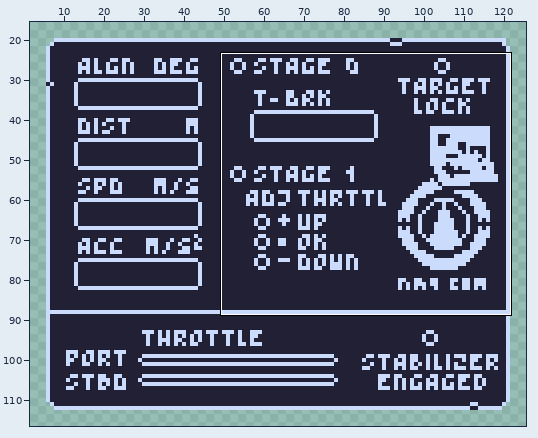
Pixel-art file -- Assets/Sprites/NavStation.aseprite. The picture above shows the old version from afar; the outline marks the close-up.
Close-up. Before:
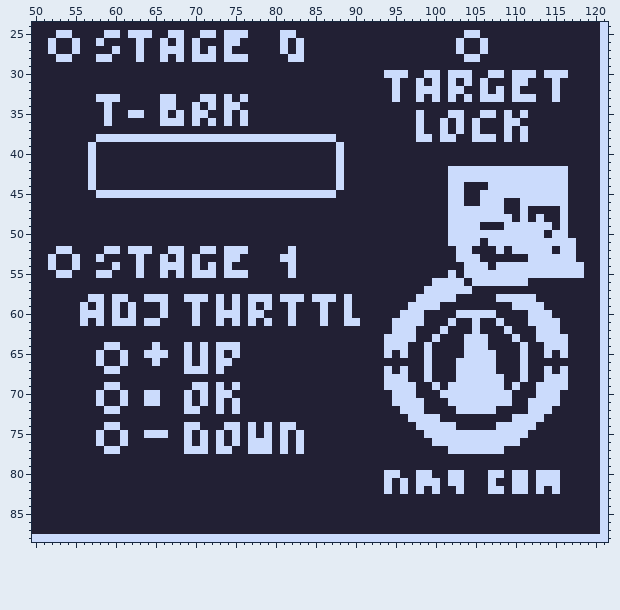
128x128 pixels, 1 frame. Shown: x 50..121, y 24..88. The wide view leaves out empty margins.
Once edited:
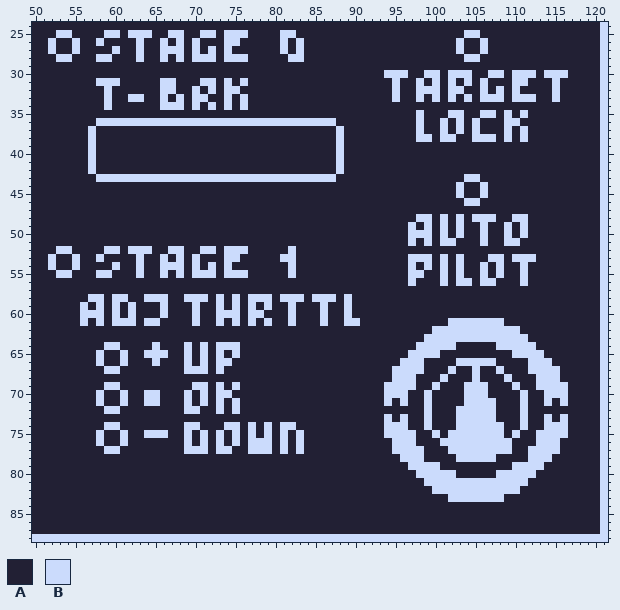
Palette (. is transparent): A #222034  B #cbdbfc
The exact change:
Layers "Post-it", "Logo", "Controls":
y 31: x 58..60 AAA -> BBB; x 66..67 AA -> BB; x 71..72 AA -> BB; x 74 A -> B; x 76 A -> B
y 32: x 59 A -> B; x 66..67 AA -> BB; x 70 A -> B; x 72 A -> B; x 74..75 AA -> BB
y 33: x 58 B -> A; x 60 B -> A; x 62..63 AA -> BB; x 67..68 BA -> AB; x 70 A -> B; x 72 B -> A
y 34: x 68 A -> B; x 75..76 BA -> AB
y 35: x 59 B -> A; x 62..63 BB -> AA; x 66 B -> A; x 68 B -> A; x 70..71 BB -> AA; x 74 B -> A; x 76 B -> A
y 36: x 58 A -> B; x 60..65 AAAAAA -> BBBBBB; x 69 A -> B; x 71 A -> B; x 73 A -> B; x 75 A -> B; x 77..87 AAAAAAAAAAA -> BBBBBBBBBBB
y 37: x 57 A -> B; x 88 A -> B
y 38: x 57..88 ABBBBBBBBBBBBBBBBBBBBBBBBBBBBBBA -> BAAAAAAAAAAAAAAAAAAAAAAAAAAAAAAB
y 42: x 102..116 BBBBBBBBBBBBBBB -> AAAAAAAAAAAAAAA
y 43: x 57..88 BAAAAAAAAAAAAAAAAAAAAAAAAAAAAAAB -> ABBBBBBBBBBBBBBBBBBBBBBBBBBBBBBA; x 102..103 BB -> AA; x 106..116 BBBBBBBBBBB -> AAAAAAAAAAA
y 44: x 57 B -> A; x 88 B -> A; x 102 B -> A; x 106..116 ABBBBBBBBBB -> BAAAAAAAAAA
y 45: x 58..87 BBBBBBBBBBBBBBBBBBBBBBBBBBBBBB -> AAAAAAAAAAAAAAAAAAAAAAAAAAAAAA; x 102 B -> A; x 107..116 BBBBBBBBBB -> AAAAAAAAAA
y 46: x 102..108 BBAABBB -> AABBAAA; x 111..116 BBBBBB -> AAAAAA
y 47: x 102..108 BBBBBBB -> AAAAAAA; x 111 B -> A; x 116 B -> A
y 48: x 98..99 AA -> BB; x 101..102 AB -> BA; x 104 B -> A; x 108..110 BBA -> AAB; x 113 B -> A; x 116 B -> A
y 49: x 97 A -> B; x 99 A -> B; x 101..102 AB -> BA; x 104..106 BBA -> AAB; x 110 B -> A; x 112..114 BBB -> AAA; x 116 B -> A
y 50: x 97..99 AAA -> BBB; x 101..102 AB -> BA; x 104..105 BB -> AA; x 107..108 BB -> AA; x 110 B -> A; x 112..113 BB -> AA; x 115..116 BB -> AA
y 51: x 97 A -> B; x 99 A -> B; x 101 A -> B; x 103..108 BBBABB -> AAABAA; x 111..117 BBBBBBB -> AAAAAAA
y 52: x 103..104 BB -> AA; x 108 B -> A; x 110..114 BBBBB -> AAAAA; x 116..117 BB -> AA
y 53: x 97..99 AAA -> BBB; x 101 A -> B; x 104..105 BB -> AA; x 107..108 AA -> BB; x 110..111 AA -> BB; x 113..117 BBBBB -> AAAAA
y 54: x 97 A -> B; x 99 A -> B; x 101 A -> B; x 103..105 ABB -> BAA; x 109..110 BB -> AA; x 112..118 BBBBBBB -> AAAAAAA
y 55: x 97..98 AA -> BB; x 101..105 ABABB -> BABAA; x 107 B -> A; x 109..110 BB -> AA; x 112..118 BBBBBBB -> AAAAAAA
y 56: x 97 A -> B; x 100 B -> A; x 102 B -> A; x 104..105 AB -> BA; x 108..110 BBB -> AAA
y 57: x 99..104 BBBBBB -> AAAAAA
y 58: x 98..102 BBBBB -> AAAAA; x 108..112 BBBBB -> AAAAA
y 59: x 97..100 BBBB -> AAAA; x 110..113 BBBB -> AAAA
y 60: x 96..98 BBB -> AAA; x 103..107 BBBBB -> AAAAA; x 112..114 BBB -> AAA
y 61: x 95..98 BBBB -> AAAA; x 103..104 AA -> BB; x 106..107 AA -> BB; x 112..115 BBBB -> AAAA
y 62: x 95..97 BBB -> AAA; x 100 A -> B; x 102..104 AAA -> BBB; x 106..108 AAA -> BBB; x 110 A -> B; x 113..115 BBB -> AAA
y 63: x 94..97 BBBB -> AAAA; x 99 A -> B; x 101..103 AAA -> BBB; x 107..109 AAA -> BBB; x 111 A -> B; x 113..116 BBBB -> AAAA
y 64: x 94..96 BBB -> AAA; x 98 A -> B; x 100..102 AAA -> BBB; x 104..106 BBB -> AAA; x 108..110 AAA -> BBB; x 112 A -> B; x 114..116 BBB -> AAA
y 65: x 94 B -> A; x 96..98 BAA -> ABB; x 100 A -> B; x 104..107 BBBB -> AAAA; x 110 A -> B; x 112..114 AAB -> BBA; x 116 B -> A
y 66: x 96..99 AAAB -> BBBA; x 111..114 BAAA -> ABBB
y 67: x 94..95 BA -> AB; x 97..99 AAB -> BBA; x 102..104 ABB -> BAA; x 106..108 BBA -> AAB; x 111..113 BAA -> ABB; x 115..116 AB -> BA
y 68: x 94 B -> A; x 97 A -> B; x 99 B -> A; x 101 A -> B; x 103..104 BB -> AA; x 106..109 BBBA -> AAAB; x 111 B -> A; x 113 A -> B; x 116 B -> A
y 69: x 102..103 BB -> AA; x 107..108 BB -> AA
y 70: x 94 A -> B; x 97 B -> A; x 99 A -> B; x 101..103 BBB -> AAA; x 107..109 BBB -> AAA; x 111 A -> B; x 113 B -> A; x 116 A -> B
y 71: x 94..95 AB -> BA; x 97..99 BBA -> AAB; x 102..103 BB -> AA; x 108..109 BB -> AA; x 111..113 ABB -> BAA; x 115..116 BA -> AB
y 72: x 96..99 BBBA -> AAAB; x 111..114 ABBB -> BAAA
y 73: x 94 A -> B; x 96..98 ABB -> BAA; x 100 B -> A; x 103..107 AAAAA -> BBBBB; x 110 B -> A; x 112..114 BBA -> AAB; x 116 A -> B
y 74: x 94..96 AAA -> BBB; x 98 B -> A; x 100..107 BBBAAAAA -> AAABBBBB; x 109..110 BB -> AA; x 112 B -> A; x 114..116 AAA -> BBB
y 75: x 94..97 AAAA -> BBBB; x 99 B -> A; x 101 B -> A; x 109 B -> A; x 111 B -> A; x 113..116 AAAA -> BBBB
y 76: x 95..97 AAA -> BBB; x 100 B -> A; x 110 B -> A; x 113..115 AAA -> BBB
y 77: x 95..98 AAAA -> BBBB; x 109 A -> B; x 112..115 AAAA -> BBBB
y 78: x 96..98 AAA -> BBB; x 103..107 AAAAA -> BBBBB; x 112..114 AAA -> BBB
y 79: x 97..100 AAAA -> BBBB; x 110..113 AAAA -> BBBB
y 80: x 94..95 BB -> AA; x 100..101 AA -> BB; x 103 B -> A; x 107 B -> A; x 109 A -> B; x 112..115 ABBB -> BAAA
y 81: x 94 B -> A; x 96 B -> A; x 98 B -> A; x 101 A -> B; x 104..106 AAA -> BBB; x 108..109 AA -> BB; x 113..115 BBB -> AAA
y 82: x 94 B -> A; x 96 B -> A; x 98 B -> A; x 101..102 AA -> BB; x 104..106 AAA -> BBB; x 109 A -> B; x 111 B -> A; x 113 B -> A; x 115 B -> A
y 83: x 102..108 AAAAAAA -> BBBBBBB
Changed places in both close-ups, as pixel boxes (x1, y1, x2, y2):
changed: (88, 78, 344, 142)
changed: (384, 166, 584, 502)
changed: (88, 174, 344, 198)
